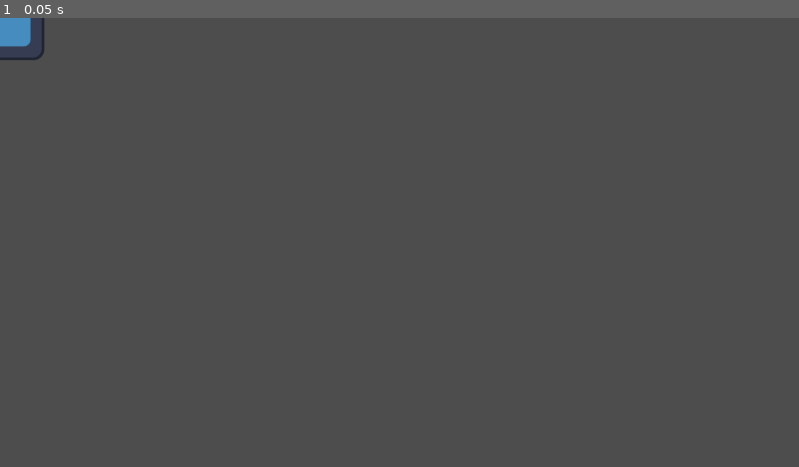
Above: before the commit, frame 1.
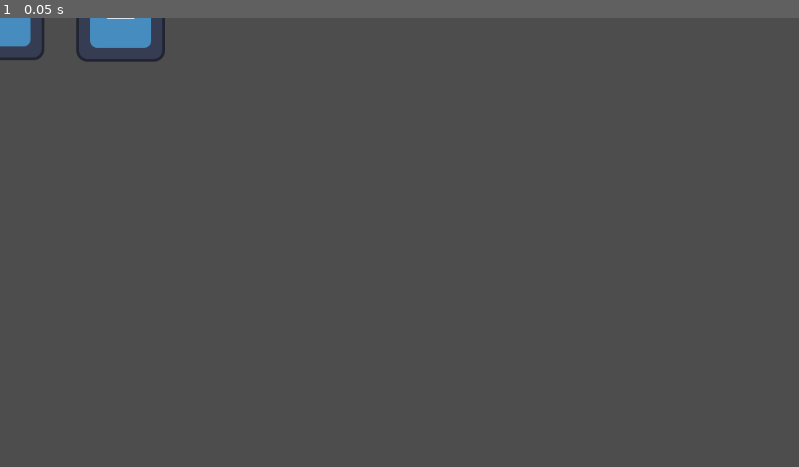
Above: after the commit, the same moment.

Repository: potones/First-step---godot-with-dance
Game: Godot game, scene res://good_dino.tscn
Two runs of this game, one before a commit and one after it. Both use one fixed random seed, a clock stepped at 60 frames per second and the inputs below. The engine's default icon, where the game draws it, is replaced by a stand-in: a white triangle on a blue panel in a dark square.
Inputs:
- Up to frame 1 (0.05 s): no input

The runs differ from the first frame. In frame 1, 0.6% of the frame differs, in the area x 9-21%, y 0-10%.

Commit message:
기본을 배워가는 중! (씬, 노드 등)

Diff:
--- a/first-step---godot-with-dance/good_dino.tscn
+++ b/first-step---godot-with-dance/good_dino.tscn
@@ -16,3 +16,13 @@
 [node name="CollisionShape2D" type="CollisionShape2D" parent="Fun Dino" unique_id=963648470]
 position = Vector2(-0.5, -3.5)
 shape = SubResource("RectangleShape2D_ok4ba")
+
+[node name="Two Dino" type="CharacterBody2D" parent="." unique_id=1134086693]
+
+[node name="Sprite2D" type="Sprite2D" parent="Two Dino" unique_id=358814251]
+position = Vector2(174, -1)
+texture = ExtResource("1_ms3ju")
+
+[node name="CollisionShape2D" type="CollisionShape2D" parent="Two Dino" unique_id=1476157077]
+position = Vector2(175, -1)
+shape = SubResource("RectangleShape2D_ok4ba")
